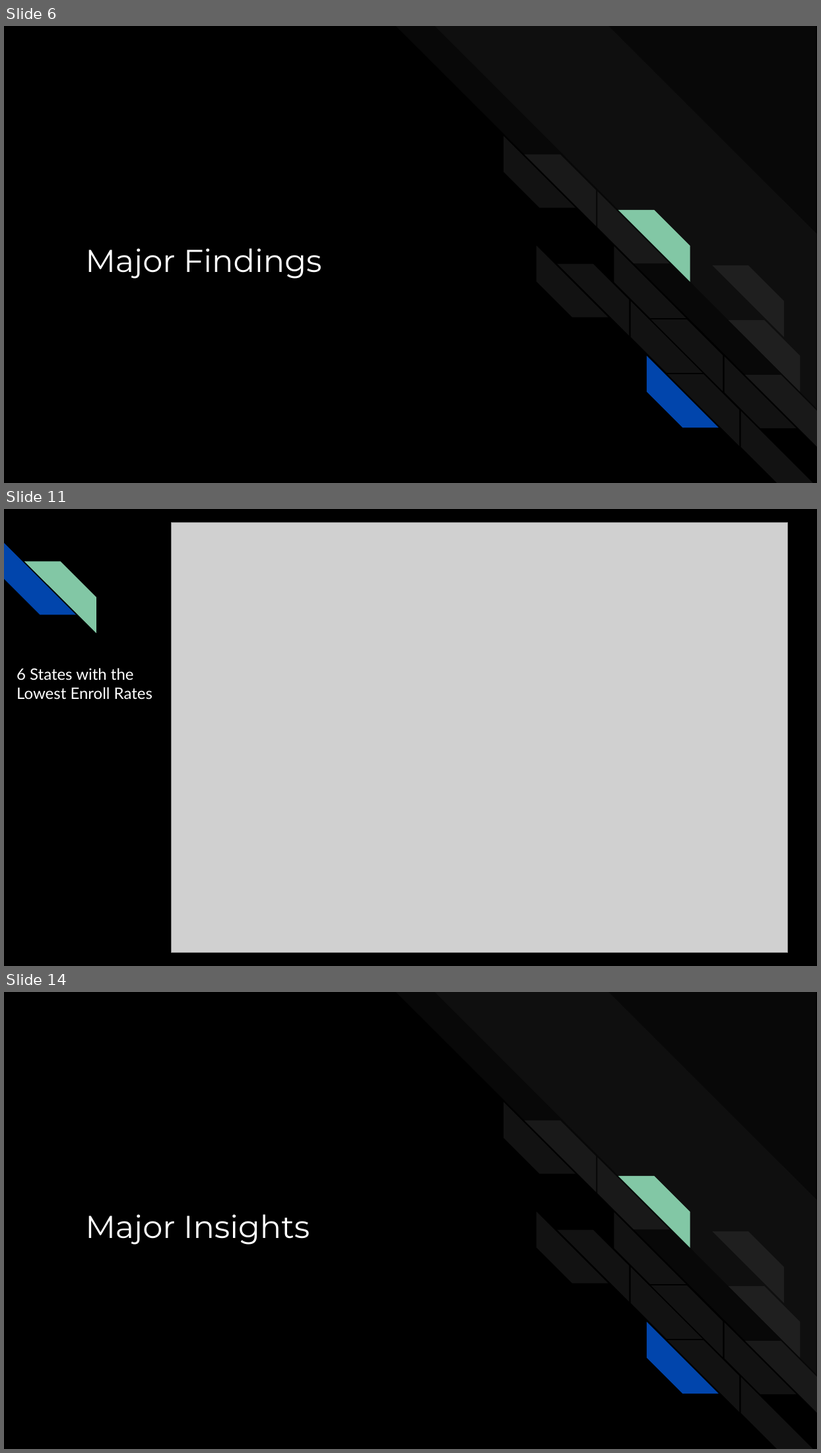
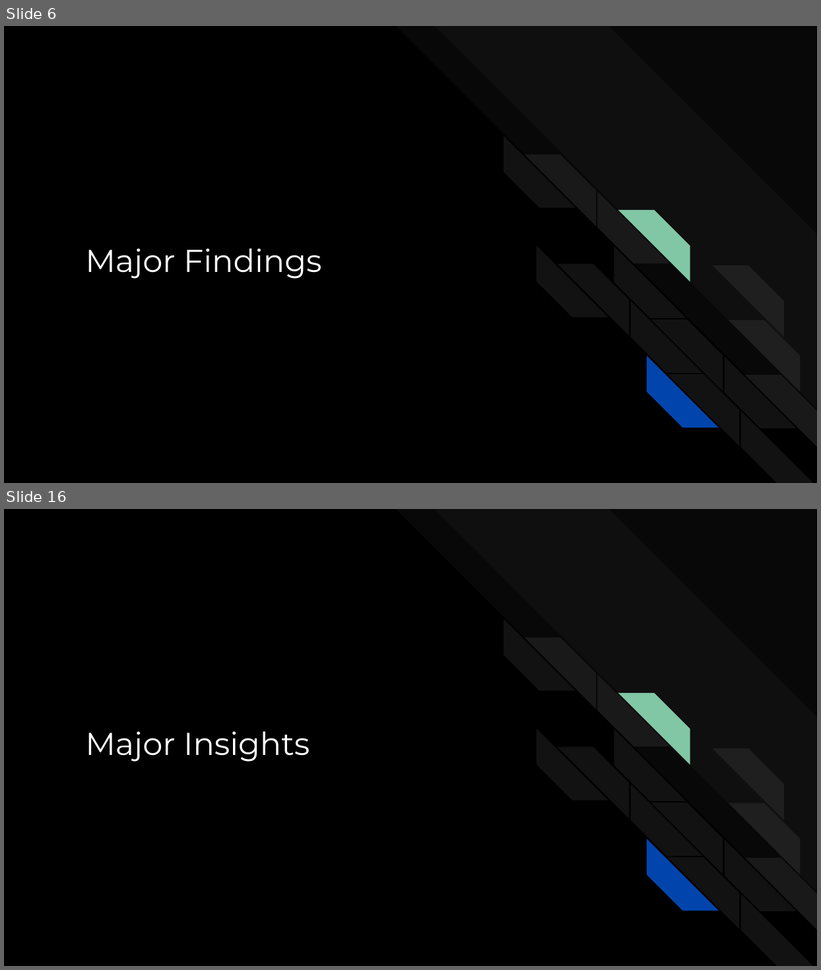
Before and after one commit to AGA-Datathon-2023/Dataminers, a slide deck: AGA Datathon 2023.pptx. Shown one above the other, each under a label of ours: slides 6, 11 and 14 before the commit, slides 6 and 16 after it; the slides between them are not shown. The pictures are 821x1453 and 821x970 pixels, drawn with LibreOffice and Linux fonts; fonts in the diff are those of the drawing; grey boxes stand for pictures. Boxes give left, top, right and bottom in pixels: in the first picture for what was removed or moved away, otherwise in the second. Text is boxed around its words. In the diff, an @@ line names an element or a change of style, - is before the commit and + after.

```diff
--- a/AGA Datathon 2023.pptx
+++ b/AGA Datathon 2023.pptx
@@ slide 11 removed at [4, 509, 817, 966], background #000000 @@
@@ picture removed at [172, 523, 788, 953] @@
@@ diag stripe removed at [4, 543, 75, 615] @@
@@ diag stripe removed at [24, 561, 96, 632] @@
@@ text removed at [17, 668, 152, 700] @@
-6 States with the Lowest Enroll Rates
@@ what was slide 14 is now slide 16 @@
```
Also in this commit, not shown: 8 slides changed, 5 slides added, 1 other slide removed.
